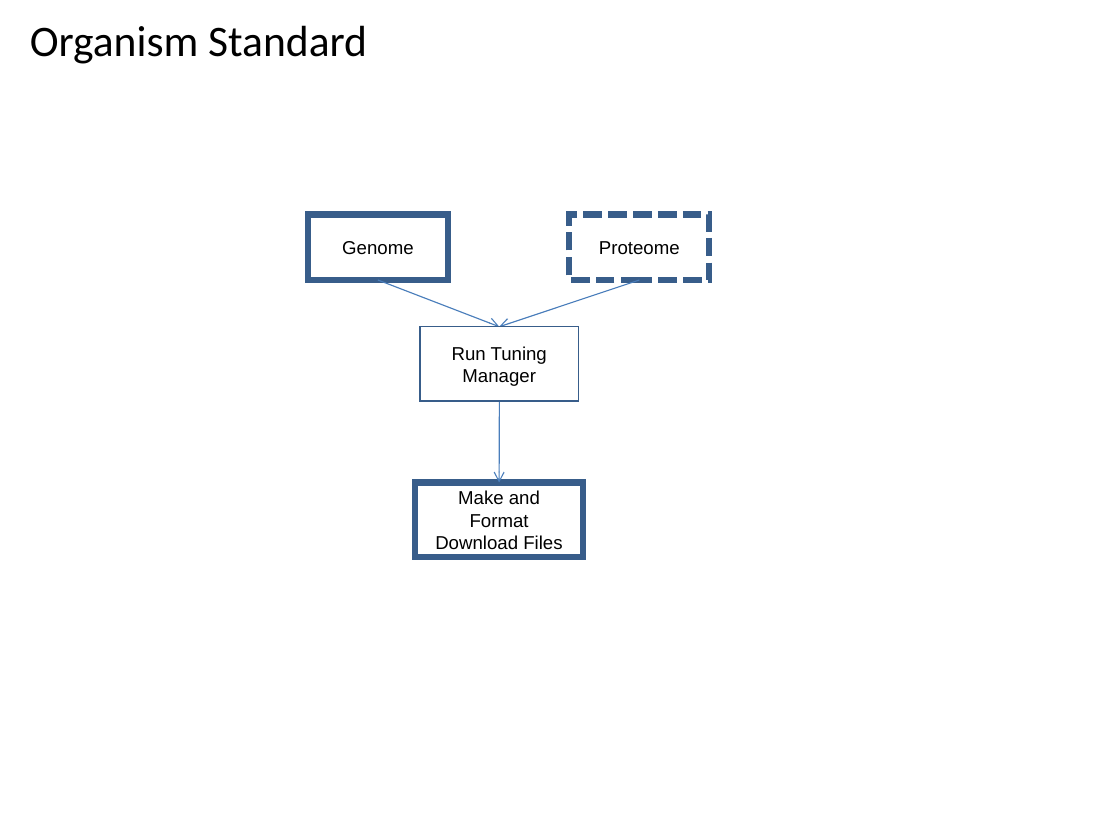
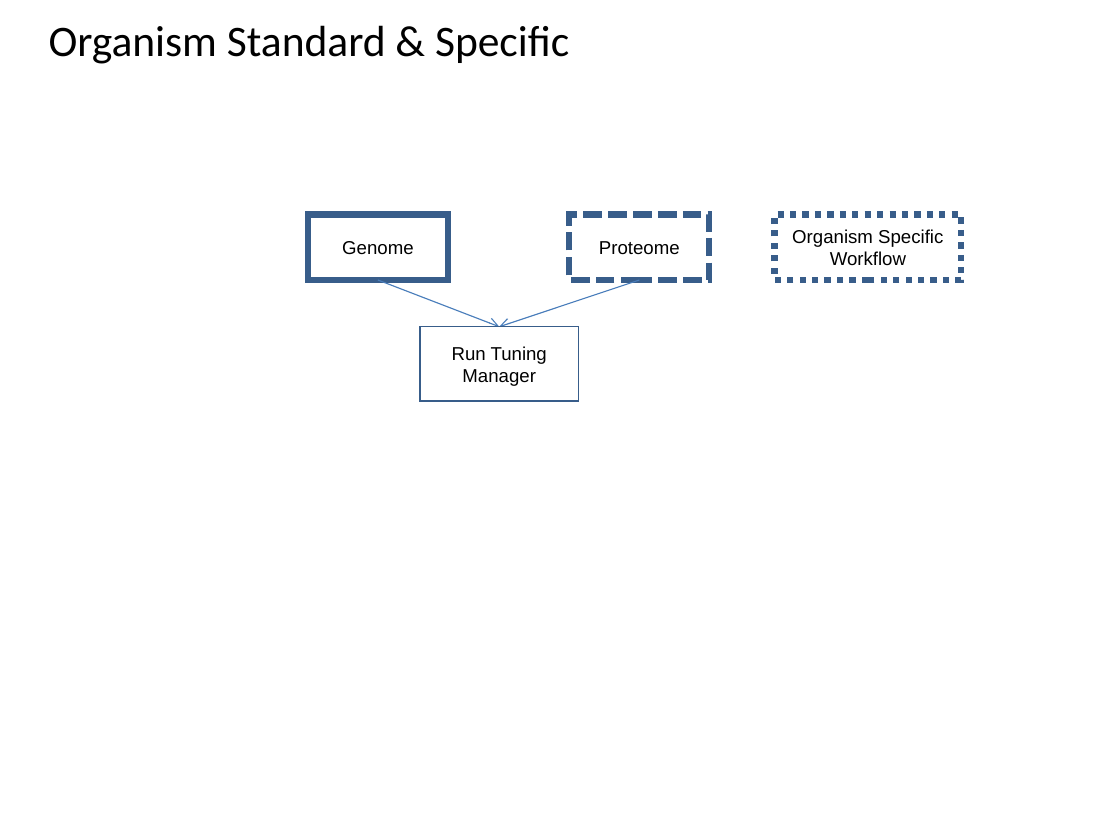
Before and after one commit to VEuPathDB/ApiCommonWorkflow, a slide deck: slide 7 of Main/doc/IntegratedWorkflow.ppt. Drawn at 1120x840 pixels with LibreOffice and Linux fonts; fonts in the diff are those of the drawing. Boxes give left, top, right and bottom in pixels: in the first picture for what was removed or moved away, otherwise in the second. Text is boxed around its words. In the diff, an @@ line names an element or a change of style, - is before the commit and + after.

```diff
--- a/Main/doc/IntegratedWorkflow.ppt
+++ b/Main/doc/IntegratedWorkflow.ppt
@@ title at [49,25,569,64]: text changed @@
-Organism Standard
+Organism Standard & Specific
@@ rectangle added at [775,215,962,280], outline #385D8A 4 pt dashed, 12 pt, text #000000 @@
+Organism Specific Workflow
@@ arrow removed from (500, 401) to (500, 483) @@
@@ rectangle removed at [416,483,584,558] @@
-Make and Format Download Files
```
Also in this commit, not shown: 11 other slides changed, 3 slides added, 2 slides removed.
